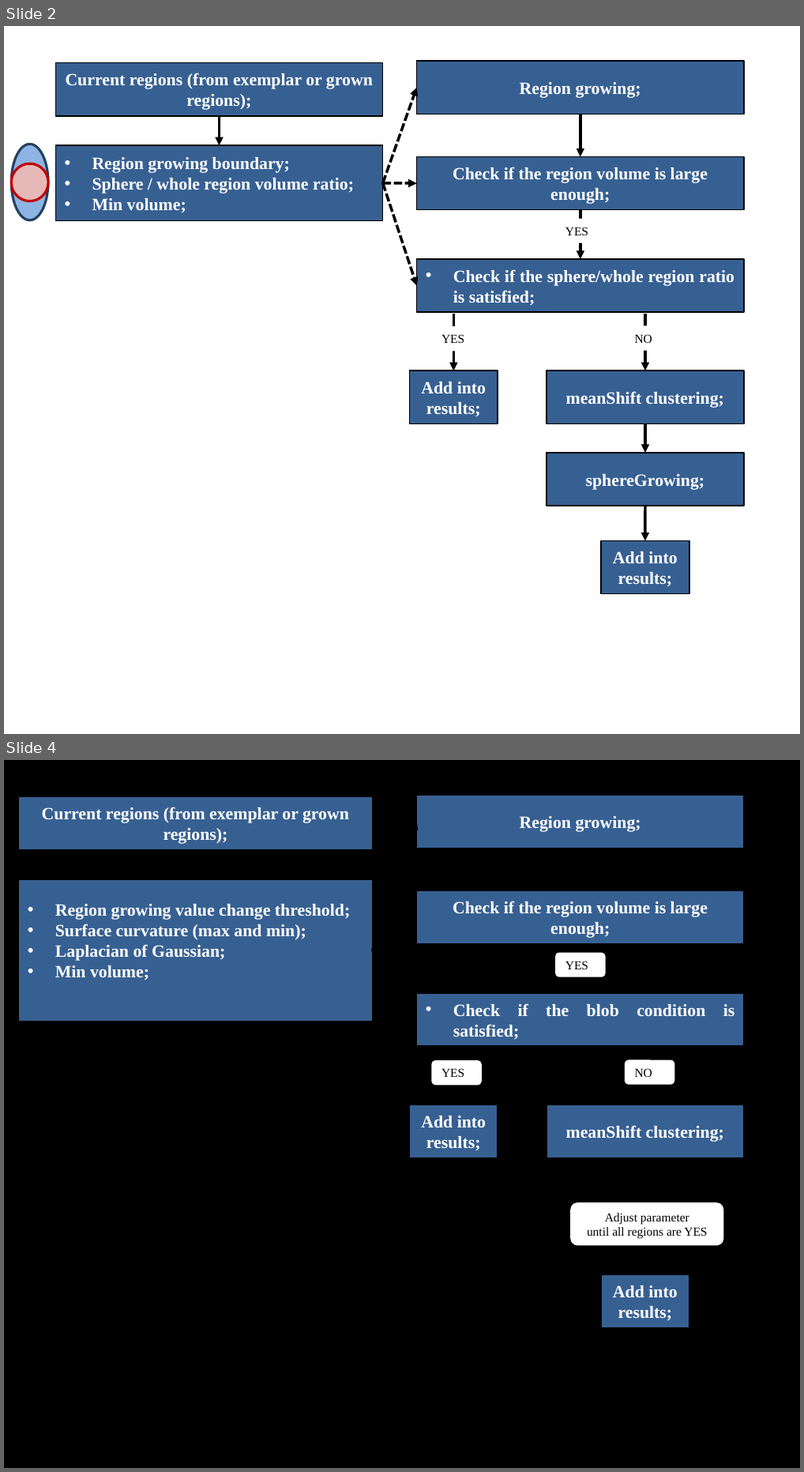
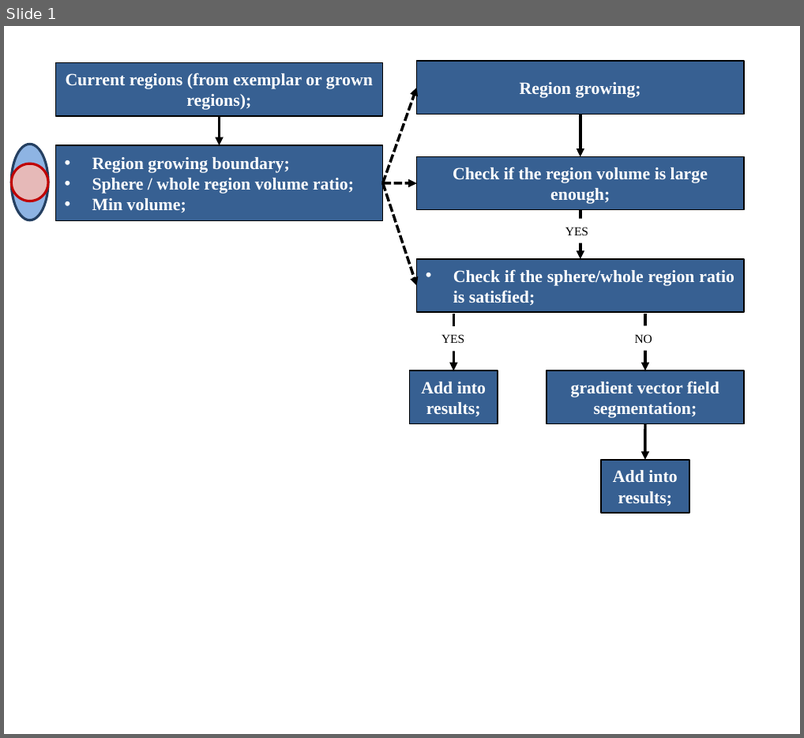
Before and after one commit to CBL-ORION/Vaa3D-tools-mirror, a slide deck: hackathon/xiang/cellSegmentation/scheme.pptx. Shown one above the other, each under a label of ours: slides 2 and 4 before the commit, slide 1 after it; the slides between them are not shown. The pictures are 804x1472 and 804x738 pixels, drawn with LibreOffice and Linux fonts; fonts in the diff are those of the drawing. Boxes give left, top, right and bottom in pixels: in the first picture for what was removed or moved away, otherwise in the second. Text is boxed around its words. In the diff, an @@ line names an element or a change of style, - is before the commit and + after.

```diff
--- a/hackathon/xiang/cellSegmentation/scheme.pptx
+++ b/hackathon/xiang/cellSegmentation/scheme.pptx
@@ slide 4 removed at <box>4,760,800,1468</box>, background #000000 @@
@@ rectangle removed at <box>19,797,373,850</box> @@
-Current regions (from exemplar or grown regions);
@@ rectangle removed at <box>417,795,744,848</box> @@
-Region growing;
@@ arrow removed from (373, 950) to (417, 821) @@
@@ arrow removed from (196, 850) to (196, 879) @@
@@ arrow removed from (581, 848) to (581, 891) @@
@@ rectangle removed at <box>19,879,373,1021</box> @@
-• Region growing value change threshold;
-• Surface curvature (max and min);
-• Laplacian of Gaussian;
-• Min volume;
@@ rectangle removed at <box>417,891,744,944</box> @@
-Check if the region volume is large enough;
@@ arrow removed from (373, 950) to (417, 917) @@
@@ arrow removed from (581, 944) to (581, 993) @@
@@ arrow removed from (373, 950) to (417, 1019) @@
@@ rounded rectangle removed at <box>555,952,606,976</box> @@
-YES
@@ rectangle removed at <box>417,993,744,1046</box> @@
-• Check if the blob condition is satisfied;
@@ elbow arrow removed from (645, 1157) to (744, 1019) @@
@@ rounded rectangle removed at <box>431,1060,482,1085</box> @@
-YES
@@ arrow removed from (454, 1048) to (454, 1104) @@
@@ rounded rectangle removed at <box>625,1060,676,1085</box> @@
-NO
@@ arrow removed from (645, 1048) to (645, 1104) @@
@@ rectangle removed at <box>409,1104,498,1157</box> @@
-Add into results;
@@ rectangle removed at <box>547,1104,743,1157</box> @@
-meanShift clustering;
@@ arrow removed from (645, 1157) to (645, 1275) @@
@@ rounded rectangle removed at <box>570,1202,724,1246</box> @@
-Adjust parameter
-until all regions are YES
@@ rectangle removed at <box>601,1275,690,1328</box> @@
-Add into results;
@@ what was slide 2 is now slide 1 @@
@@ slide 1 changed as well @@
@@ text in rectangle at <box>571,381,720,418</box>: text changed @@
-meanShift clustering;
+gradient vector field segmentation;
@@ arrow moved from (645, 506) - (645, 541) to (645, 423) - (645, 460) @@
@@ arrow removed from (645, 423) to (645, 453) @@
@@ rectangle removed at <box>547,453,743,506</box> @@
-sphereGrowing;
@@ rectangle "Add into results;": place and size @@
-rectangle "Add into results;" at <box>601,541,690,594</box>
+rectangle "Add into results;" at <box>601,460,690,513</box>
```
Also in this commit, not shown: 2 other slides removed.
